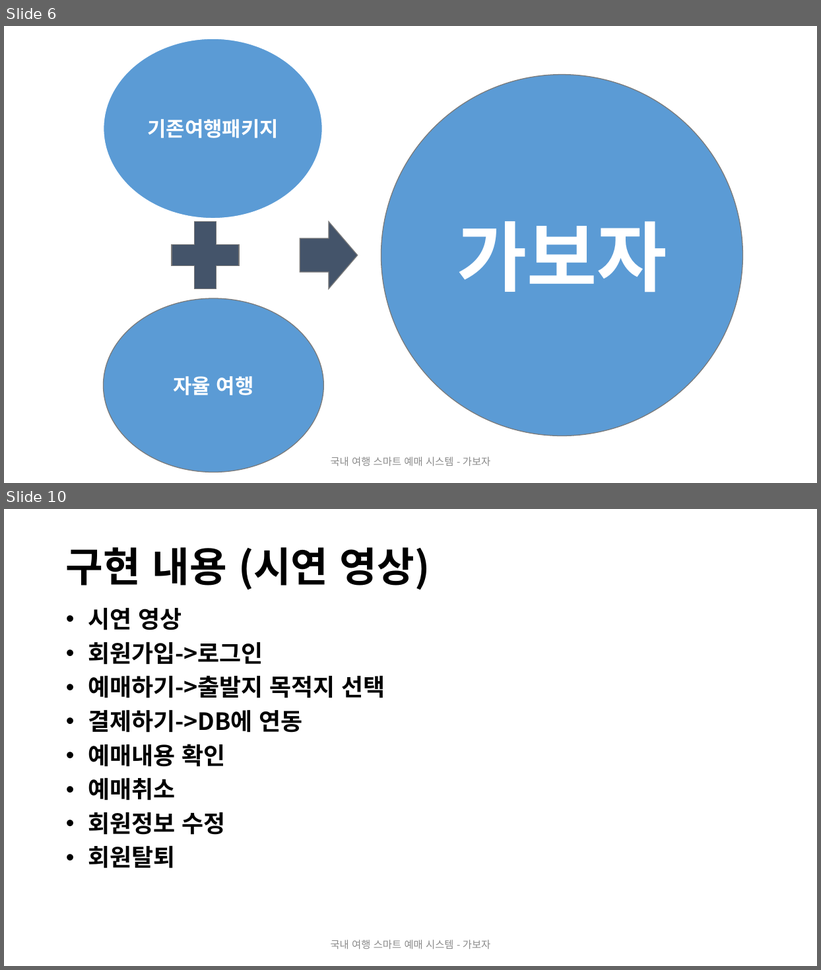
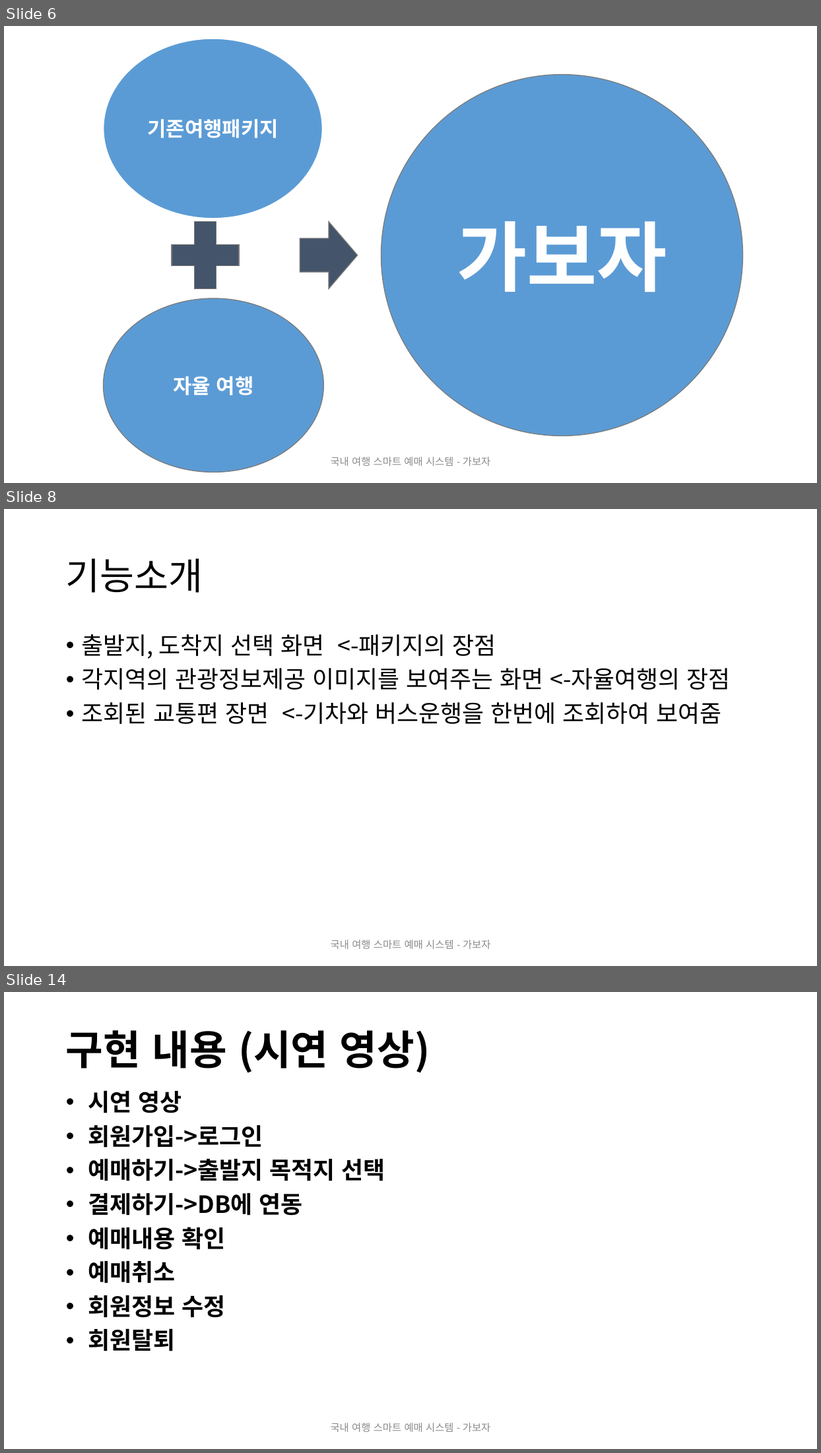
Before and after one commit to 2019-SMHRD-Deep3/JAVA_PROJECT, a slide deck: DOCUMENT/가보자바_pt_final.pptx. Shown one above the other, each under a label of ours: slides 6 and 10 before the commit, slides 6, 8 and 14 after it; the slides between them are not shown. The pictures are 821x970 and 821x1453 pixels, drawn with LibreOffice and Linux fonts; fonts in the diff are those of the drawing. Boxes give left, top, right and bottom in pixels: in the first picture for what was removed or moved away, otherwise in the second. Text is boxed around its words. In the diff, an @@ line names an element or a change of style, - is before the commit and + after.

```diff
--- a/DOCUMENT/가보자바_pt_final.pptx
+++ b/DOCUMENT/가보자바_pt_final.pptx
@@ slide 8 added at (4,509,817,966), background #FFFFFF @@
@@ title added at (66,559,203,593), 44 pt, text #000000 @@
+기능소개
@@ text added at (81,634,731,724), 28 pt, text #000000 @@
+• 출발지, 도착지 선택 화면 <-패키지의 장점
+• 각지역의 관광정보제공 이미지를 보여주는 화면 <-자율여행의 장점
+• 조회된 교통편 장면 <-기차와 버스운행을 한번에 조회하여 보여줌
@@ text added at (331,940,490,949), 12 pt, text #8C8C8C @@
+국내 여행 스마트 예매 시스템 - 가보자
@@ what was slide 10 is now slide 14 @@
```
Also in this commit, not shown: 3 slides changed, 4 other slides added, 1 other file.
